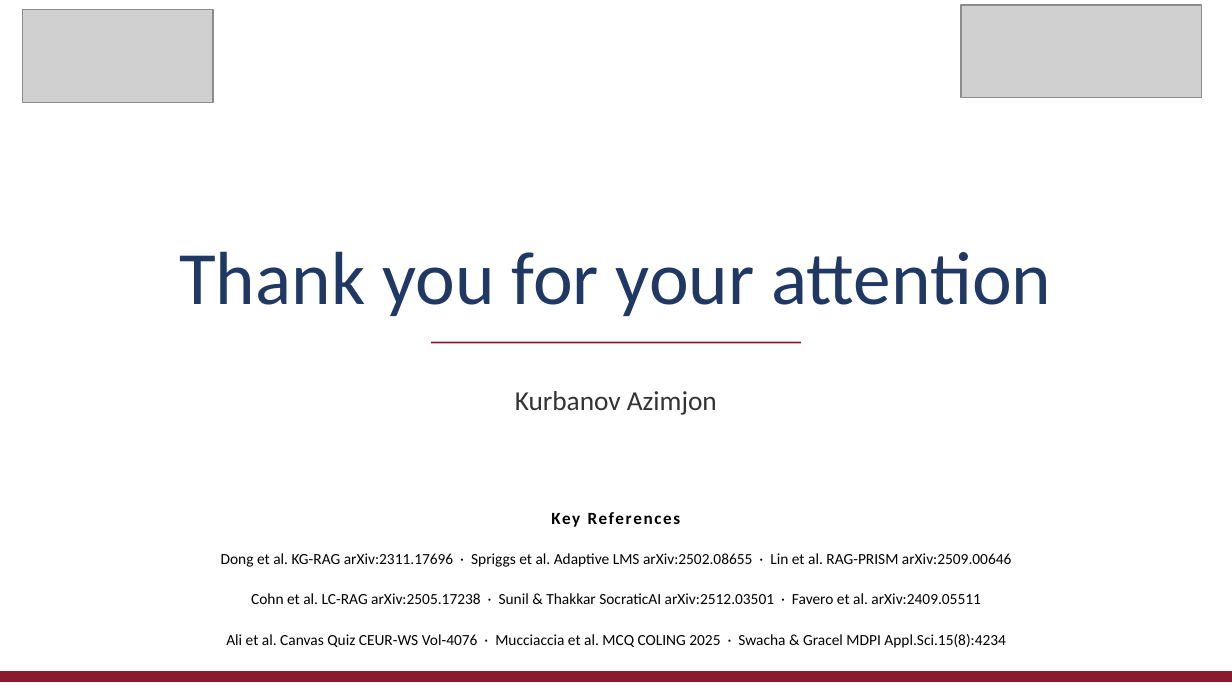
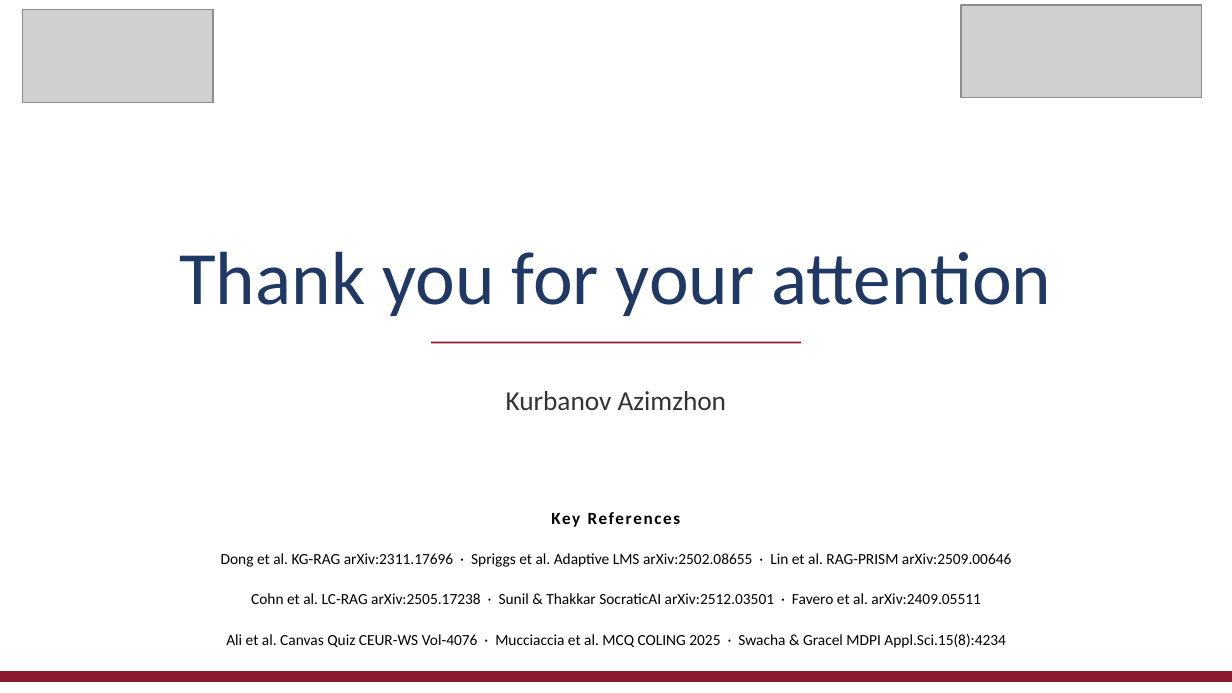
Before and after one commit to aziimjon/SMARTLEARNN, a slide deck: slide 14 of docs/Presentation_SmartLearn.pptx. Drawn at 1232x693 pixels with LibreOffice and Linux fonts; fonts in the diff are those of the drawing; grey boxes stand for pictures. Boxes give left, top, right and bottom in pixels: in the first picture for what was removed or moved away, otherwise in the second. Text is boxed around its words. In the diff, an @@ line names an element or a change of style, - is before the commit and + after.

Commit message:
Fix author name Azimjon → Azimzhon  in presentation

```diff
--- a/docs/Presentation_SmartLearn.pptx
+++ b/docs/Presentation_SmartLearn.pptx
@@ text at box(506, 391, 726, 410): text changed @@
-Kurbanov Azimjon
+Kurbanov Azimzhon
```
Also in this commit, not shown: 1 other slide changed.
